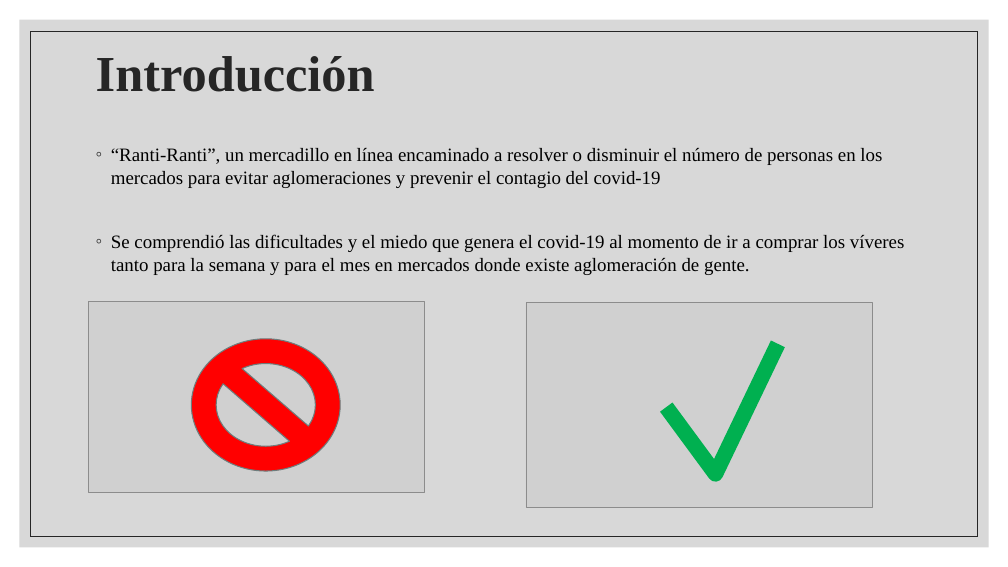
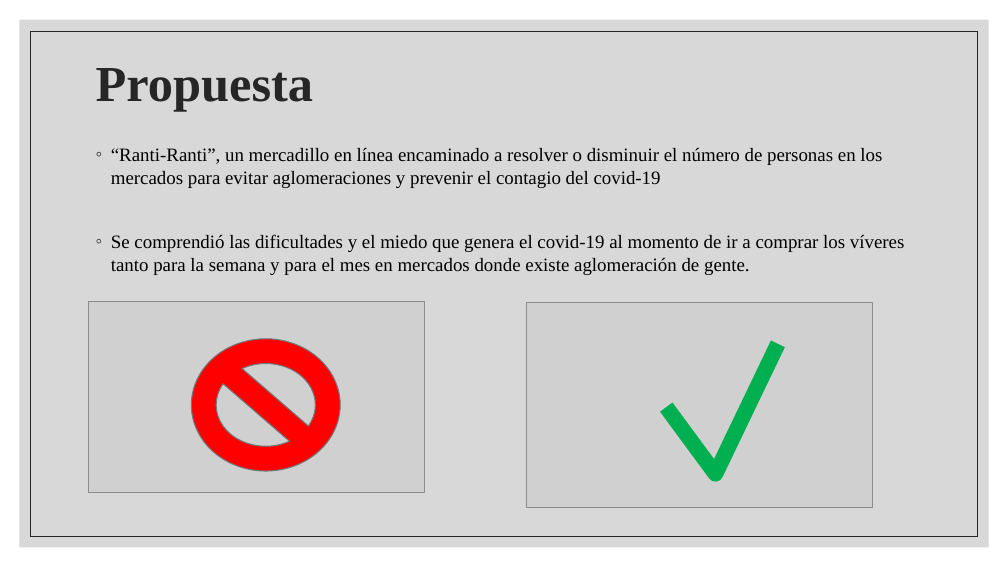
Before and after one commit to DanielIza97/TecTronik, a slide deck: slide 2 of Proyecto final.pptx. Drawn at 1008x567 pixels with LibreOffice and Linux fonts; fonts in the diff are those of the drawing; grey boxes stand for pictures. Boxes give left, top, right and bottom in pixels: in the first picture for what was removed or moved away, otherwise in the second. Text is boxed around its words. In the diff, an @@ line names an element or a change of style, - is before the commit and + after.

```diff
--- a/Proyecto final.pptx
+++ b/Proyecto final.pptx
@@ title at bbox=[96, 68, 313, 111]: text changed @@
-Introducción
+Propuesta
```
Also in this commit, not shown: 4 other slides changed, 2 slides added, 2 slides removed, 1 other file.
